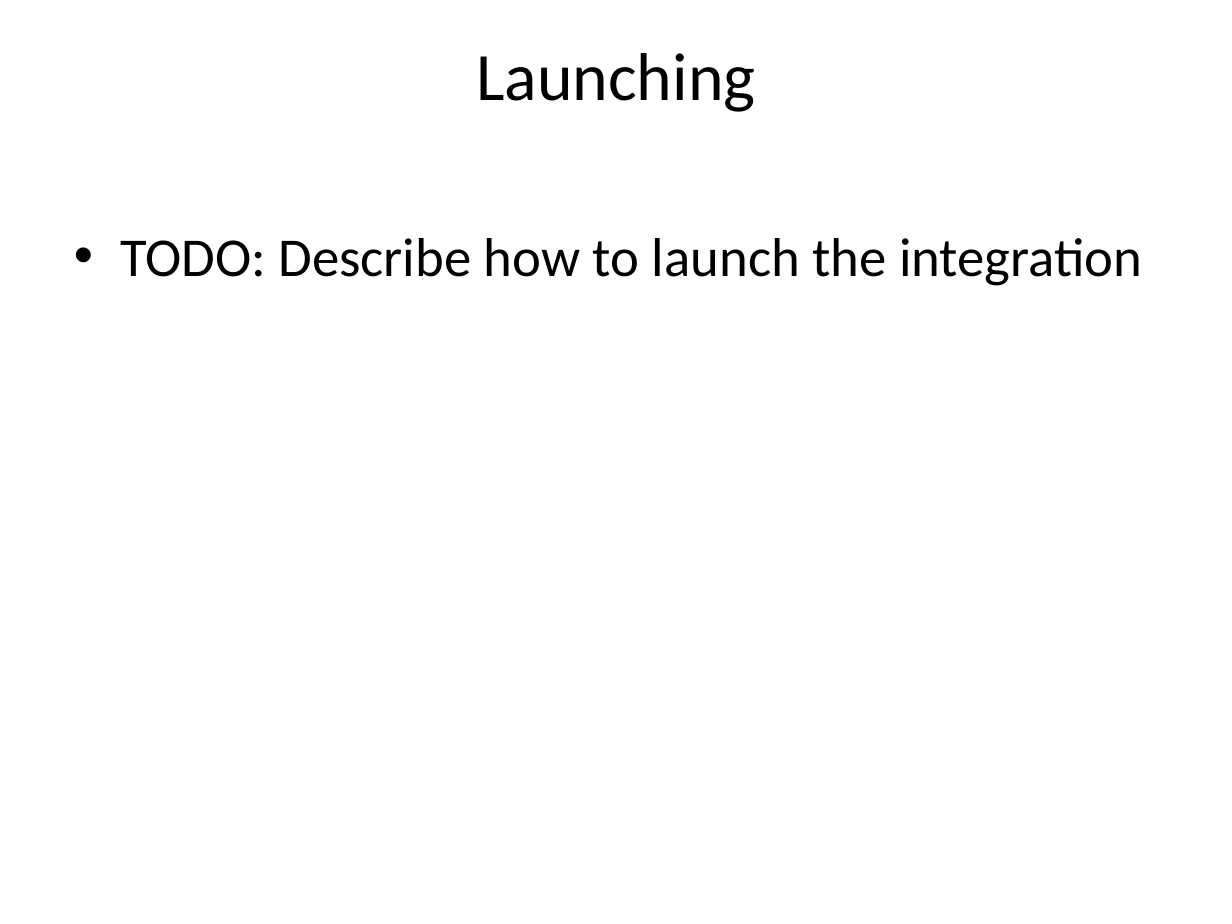
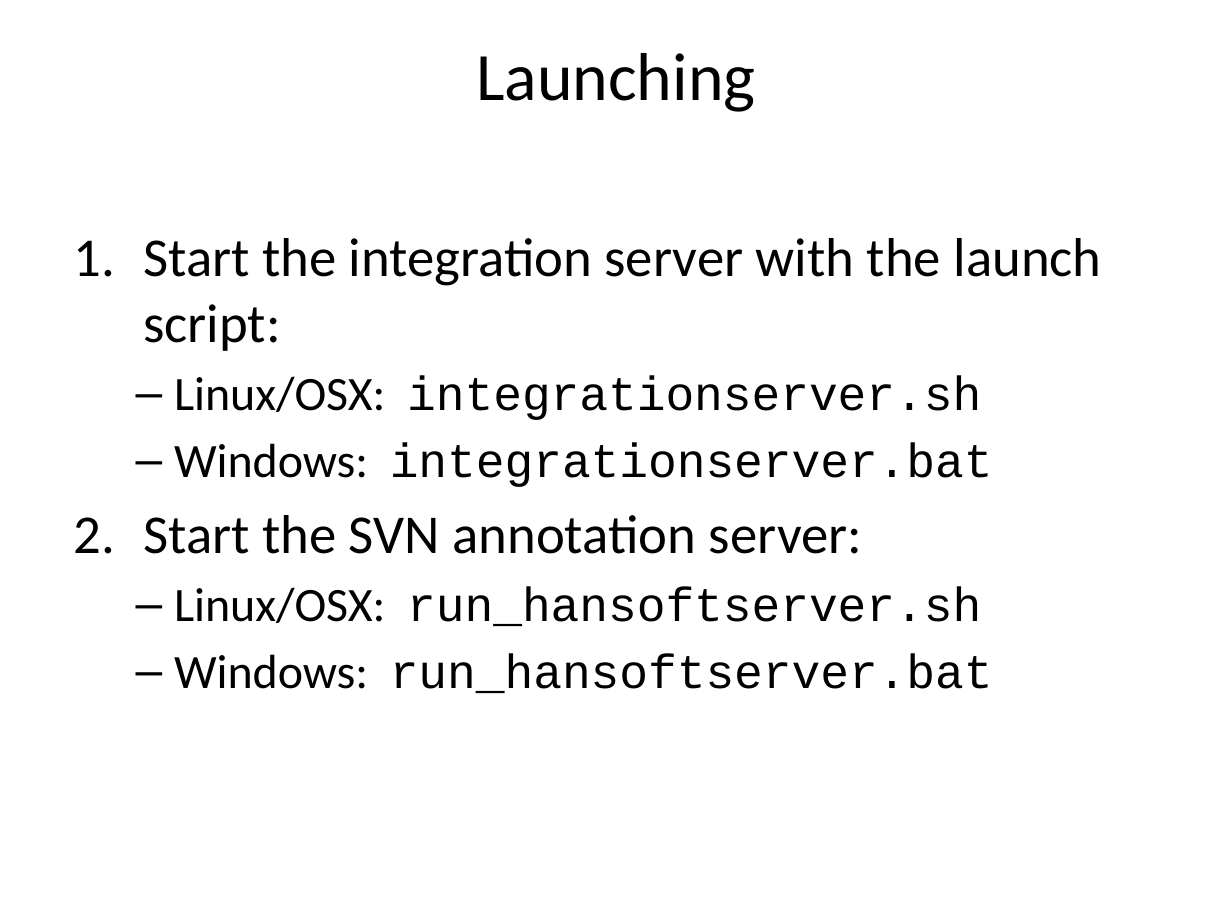
Before and after one commit to FindOut/hansoft-svn, a slide deck: slide 7 of HansoftSVN Integration Overview.pptx (slide 6 before the commit). Drawn at 1232x924 pixels with LibreOffice and Linux fonts; fonts in the diff are those of the drawing. Boxes give left, top, right and bottom in pixels: in the first picture for what was removed or moved away, otherwise in the second. Text is boxed around its words. In the diff, an @@ line names an element or a change of style, - is before the commit and + after.

Commit message:
Updates the HansoftSVN Integration Overview presentation

```diff
--- a/HansoftSVN Integration Overview.pptx
+++ b/HansoftSVN Integration Overview.pptx
@@ text at (143,238,1102,693): text changed; size 32 to 28 pt @@
-• TODO: Describe how to launch the integration
+1. Start the integration server with the launch script:
+  – Linux/OSX: integrationserver.sh
+  – Windows: integrationserver.bat
+2. Start the SVN annotation server:
+  – Linux/OSX: run_hansoftserver.sh
+  – Windows: run_hansoftserver.bat
```
Also in this commit, not shown: 6 other slides changed, 1 slide added.
